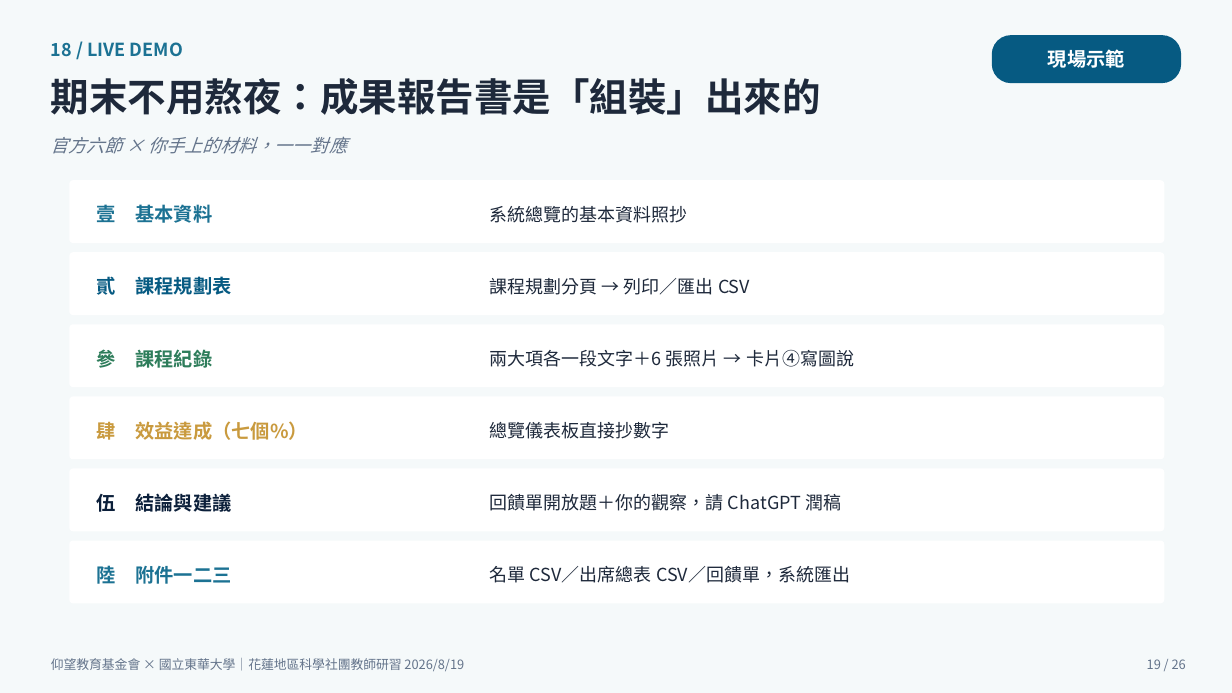
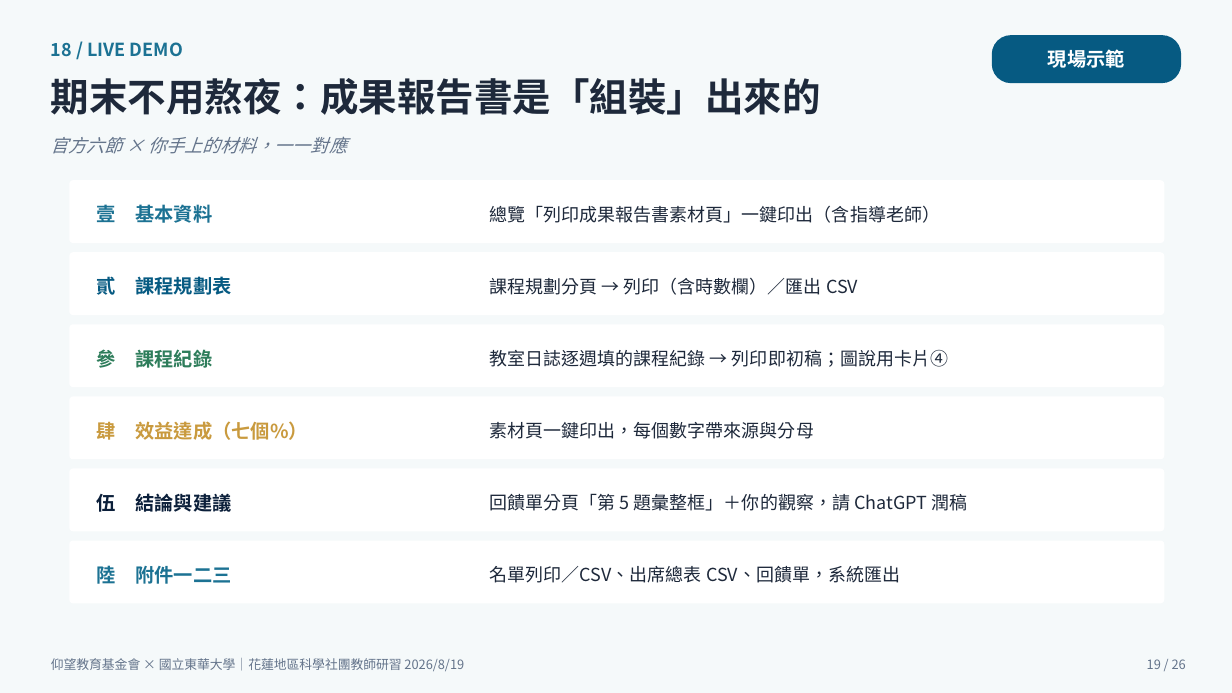
Before and after one commit to cwstedctw/sci-club-toolkit, a slide deck: slide 19 of part2-豐兆/20260819仰望研習主講_從零打造社團管理系統_游豐兆.pptx. Drawn at 1232x693 pixels with LibreOffice and Linux fonts; fonts in the diff are those of the drawing. Boxes give left, top, right and bottom in pixels: in the first picture for what was removed or moved away, otherwise in the second. Text is boxed around its words. In the diff, an @@ line names an element or a change of style, - is before the commit and + after.

```diff
--- a/part2-豐兆/20260819仰望研習主講_從零打造社團管理系統_游豐兆.pptx
+++ b/part2-豐兆/20260819仰望研習主講_從零打造社團管理系統_游豐兆.pptx
@@ text at box(490, 205, 940, 223): text changed @@
-系統總覽的基本資料照抄
+總覽「列印成果報告書素材頁」一鍵印出（含指導老師）
@@ text at box(490, 278, 858, 295): text changed @@
-課程規劃分頁 → 列印／匯出 CSV
+課程規劃分頁 → 列印（含時數欄）／匯出 CSV
@@ text at box(490, 350, 948, 367): text changed @@
-兩大項各一段文字＋6 張照片 → 卡片④寫圖說
+教室日誌逐週填的課程紀錄 → 列印即初稿；圖說用卡片④
@@ text at box(490, 422, 814, 439): text changed @@
-總覽儀表板直接抄數字
+素材頁一鍵印出，每個數字帶來源與分母
@@ text at box(490, 493, 967, 511): text changed @@
-回饋單開放題＋你的觀察，請 ChatGPT 潤稿
+回饋單分頁「第 5 題彙整框」＋你的觀察，請 ChatGPT 潤稿
@@ text at box(490, 566, 900, 583): text changed @@
-名單 CSV／出席總表 CSV／回饋單，系統匯出
+名單列印／CSV、出席總表 CSV、回饋單，系統匯出
```
Also in this commit, not shown: 6 other slides changed, 2 other files.
